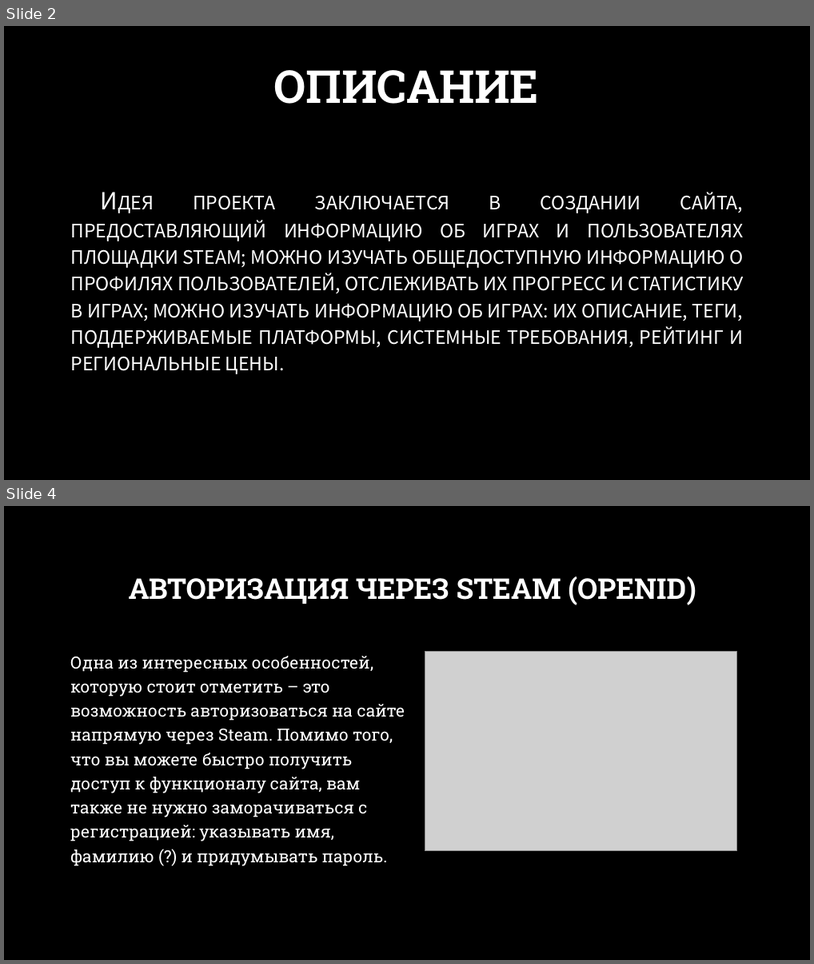
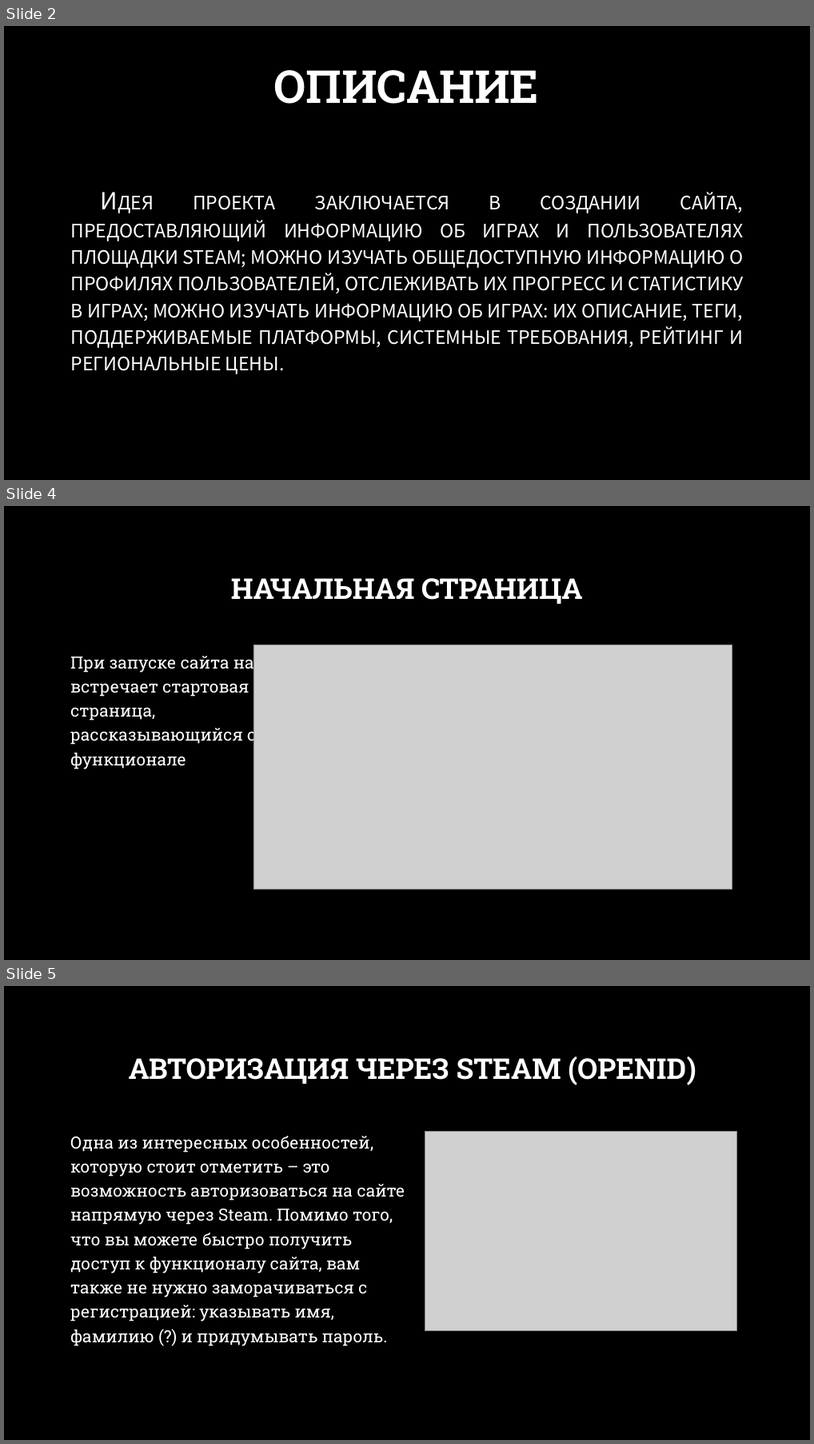
Before and after one commit to Andrey0828/Steamscroller, a slide deck: doc/Steamscroller.PPTX. Shown one above the other, each under a label of ours: slides 2 and 4 before the commit, slides 2, 4 and 5 after it; the slides between them are not shown. The pictures are 814x964 and 814x1444 pixels, drawn with LibreOffice and Linux fonts; fonts in the diff are those of the drawing; grey boxes stand for pictures; background and template pictures are left out. Boxes give left, top, right and bottom in pixels: in the first picture for what was removed or moved away, otherwise in the second. Text is boxed around its words. In the diff, an @@ line names an element or a change of style, - is before the commit and + after.

```diff
--- a/doc/Steamscroller.PPTX
+++ b/doc/Steamscroller.PPTX
@@ slide 4 added at box(4, 506, 810, 960), background picture (left out) @@
@@ title added at box(231, 578, 582, 604), 34 pt, text #FFFFFF, bold @@
+НАЧАЛЬНАЯ СТРАНИЦА
@@ picture added at box(254, 644, 733, 889) @@
@@ text added at box(70, 652, 266, 769), 20 pt, text #FFFFFF @@
+При запуске сайта нас встречает стартовая страница, рассказывающийся об функционале
@@ what was slide 4 is now slide 5 @@
```
Also in this commit, not shown: 1 slide changed, 6 other slides added.
